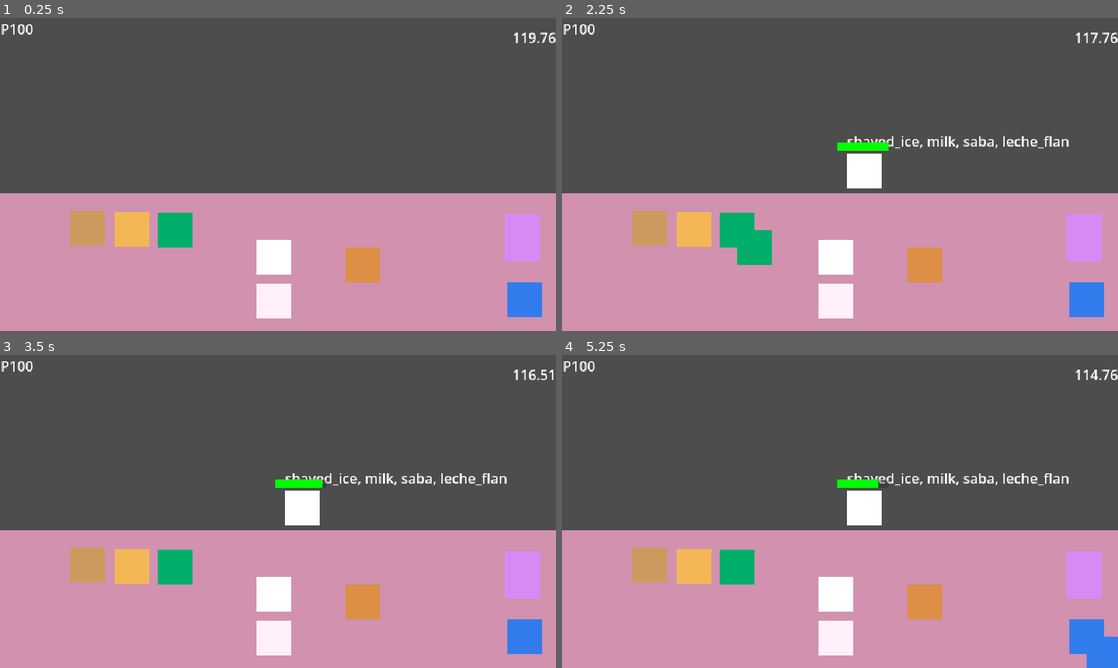
Above: before the commit, frames 1-4 (two rows, left to right).
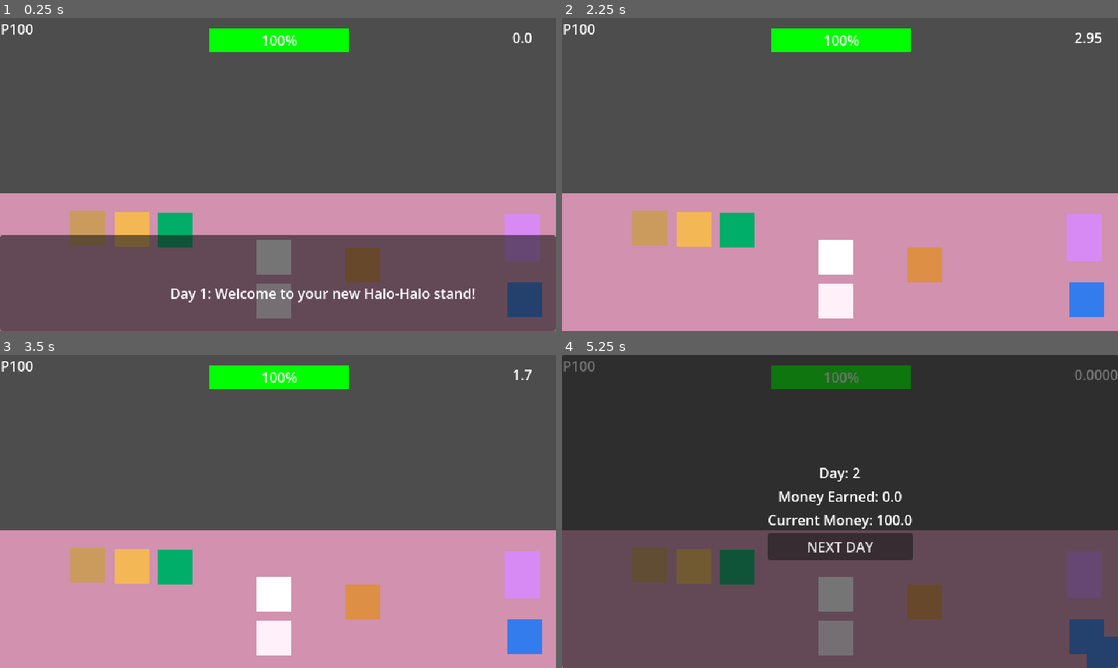
Above: after the commit, the same moments.

Repository: k-hevy/Halo-Halo-Hero
Game: Godot game, scene res://scenes/counter.tscn
The game is run twice, just before and just after one commit, with the same random seed, the same clock (stepped at 60 frames per second) and the same inputs.
Inputs (mouse positions are in pixels of both pictures, inside the frame that each line leads up to):
- Up to frame 1 (0.25 s): no input
- Up to frame 2 (2.25 s): drag from (834, 255) to (1084, 237) at 0.52 s; drag from (1084, 237) to (834, 255) at 1.27 s; tap Enter at 2 s; move the mouse to (739, 230) at 2.02 s; click (739, 230) at 2.17 s
- Up to frame 3 (3.5 s): drag from (133, 567) to (522, 574) at 2.77 s
- Up to frame 4 (5.25 s): drag from (650, 564) to (862, 508) at 3.52 s; drag from (923, 602) to (739, 567) at 4.27 s; move the mouse to (1084, 636) at 5.02 s; click (1084, 636) at 5.17 s

The runs differ from the first frame. In frame 1, 33% of the frame differs, in the area x 0-100%, y 3-100%; in frame 2, 4.0%; in frame 3, 3.4%; in frame 4, 100%, in the area x 0-100%, y 0-100%.

Commit message:
Added more core ganmeplay

Diff:
--- a/autoload/EventBus.gd
+++ b/autoload/EventBus.gd
@@ -6,9 +6,16 @@
 @warning_ignore("unused_signal")
 signal money_changed(total : float) # Chanegs money label
 @warning_ignore("unused_signal")
-signal order_served(order : Order, bowl : Array[Ingredient])
+signal health_changed(current : int, max : int)
 @warning_ignore("unused_signal")
-signal left_unserved(order : Order, bowl : Array[Ingredient])
+signal game_over
+
+
+@warning_ignore("unused_signal")
+signal order_served(customer : Customer) # unused
+@warning_ignore("unused_signal")
+signal left_unserved(customer : Customer)
+@warning_ignore("unused_signal")
 
 
 
--- a/autoload/GameState.gd
+++ b/autoload/GameState.gd
@@ -1,12 +1,16 @@
 extends Node
 
 var currentMoney: float = 100
-var money_at_start_day: float = 0
+var money_at_start_day: float = currentMoney
 var current_day: int = 1
 var unlocked_ingredients: Array[Ingredient] = []
+var is_day_active := true
+var max_health : int = 1
+var health : int = 1
 
-const time_per_Day = [120, 120, 140, 140, 180]
+const time_per_Day = [3, 3, 3, 3, 3]
 const mix_in_per_day = [2, 2, 3, 3, 3]
+const order_damage : int = 10
 const DAY_UNLOCKS := {
 	1: {
 		"new_ingredients": [
@@ -18,7 +22,12 @@
 			preload("res://resources/ingredients/mix-ins/langka.tres"),
 			preload("res://resources/ingredients/toppings/leche_flan.tres"),
 		],
-		"customer_slots": 1,
+		"customer_slots": 3,
+		"intro_dialogue" : [
+			"Day 1: Welcome to your new Halo-Halo stand!",
+			"Layer ice, milk, mix-ins, and toppings to match each order.",
+			"Click to open for business!"
+		]
 	},
 	2: {
 		"new_ingredients": [
@@ -26,12 +35,22 @@
 			preload("res://resources/ingredients/toppings/ube.tres"),
 		],
 		"customer_slots": 1,
+		"intro_dialogue" : [
+			"Apo here is some macapuno and Ube",
+			"Its from our family",
+			"Click to open for business!"
+		]
 	},
 	3: {
 		"new_ingredients": [
 			preload("res://resources/ingredients/mix-ins/nata.tres"),
 		],
 		"customer_slots": 2,
+		"intro_dialogue" : [
+			"Day 3: Welcome to your new Halo-Halo stand!",
+			"Here is some nata",
+			"Click to open for business!"
+		]
 	},
 	4: {
 		"new_ingredients": [
@@ -39,6 +58,11 @@
 			preload("res://resources/ingredients/toppings/cheese.tres"),
 		],
 		"customer_slots": 2,
+		"intro_dialogue" : [
+			"Day 5: Welcome to your new Halo-Halo stand!",
+			"Here is some kaong and cheese",
+			"Click to open for business!"
+		]
 	},
 	5: {
 		"new_ingredients": [
@@ -46,15 +70,22 @@
 			preload("res://resources/ingredients/mix-ins/garbanzos.tres"),
 		],
 		"customer_slots": 3,
+		"intro_dialogue" : [
+			"Day 5: Welcome to your new Halo-Halo stand!",
+			"Its your last day",
+			"Click to open for business!"
+		]
 	},
 }
 
 
 func _ready() -> void:
+	begin_next_Day()
 	EventBus.order_paid.connect(add_money)
 	EventBus.day_ended.connect(end_day)
-	EventBus.day_started.connect(start_day)
-	unlock_for_day(1)
+	EventBus.day_started.connect(begin_next_Day)
+	EventBus.left_unserved.connect(lose_health)
+
 
 
 func add_money(amount: float) -> void:
@@ -62,7 +93,17 @@
 	EventBus.money_changed.emit(currentMoney)
 
 
+func lose_health(_customer : Customer) -> void:
+	health -=  order_damage
+	if health <= 0:
+		EventBus.game_over.emit()
+	EventBus.health_changed.emit(health, max_health)
+	print(health)
+
+
 func end_day() -> void:
+	current_day += 1
+	is_day_active = false
 	get_tree().paused = true
 	print("Day Ended")
 	# 1. Freeze player movement / inputs
@@ -70,9 +111,10 @@
 	# 3. Save game data to disk
 
 
-func start_day() -> void:
+func begin_next_Day() -> void:
 	get_tree().paused = false
-	current_day += 1
+	is_day_active = true
+	unlock_for_day(current_day)
 	money_at_start_day = currentMoney
 	get_tree().reload_current_scene()
 
--- a/scenes/counter.tscn
+++ b/scenes/counter.tscn
@@ -2,6 +2,7 @@
 
 [ext_resource type="PackedScene" uid="uid://cx2fjyvxx8p3b" path="res://scenes/bowl.tscn" id="1_3q41x"]
 [ext_resource type="Script" uid="uid://dowgc21bvseou" path="res://scripts/counter.gd" id="1_me8a0"]
+[ext_resource type="PackedScene" uid="uid://c275y0hqgkqsw" path="res://scenes/customer.tscn" id="2_a0iql"]
 [ext_resource type="PackedScene" uid="uid://kiek8kls28gy" path="res://scenes/ingredient_station.tscn" id="2_me8a0"]
 [ext_resource type="Resource" uid="uid://b04m0tpftjdjv" path="res://resources/ingredients/mix-ins/gulaman.tres" id="3_vv7id"]
 [ext_resource type="PackedScene" uid="uid://duqrh8ffxbri3" path="res://scenes/ingredient_item.tscn" id="4_u6cvs"]
@@ -19,9 +20,12 @@
 [ext_resource type="Resource" uid="uid://j17mxntxju4b" path="res://resources/ingredients/mix-ins/munggo.tres" id="12_o3wcd"]
 [ext_resource type="Resource" uid="uid://bffxf56t305rn" path="res://resources/ingredients/mix-ins/garbanzos.tres" id="13_bhisd"]
 [ext_resource type="Resource" uid="uid://b015xq8ra3itq" path="res://resources/ingredients/toppings/cheese.tres" id="16_k80b3"]
+[ext_resource type="PackedScene" uid="uid://cwci1h4j7aufa" path="res://scenes/dialogueManager.tscn" id="21_m33pl"]
 
-[node name="Counter" type="Node2D" unique_id=1491791934]
+[node name="Counter" type="Node2D" unique_id=1491791934 node_paths=PackedStringArray("customer_spots")]
 script = ExtResource("1_me8a0")
+customer_scene = ExtResource("2_a0iql")
+customer_spots = [NodePath("Slots/CustomerSpot1"), NodePath("Slots/CustomerSpot2"), NodePath("Slots/CustomerSpot3")]
 
 [node name="Menu" parent="." unique_id=1592695131 instance=ExtResource("11_sae31")]
 
@@ -49,8 +53,6 @@
 
 [node name="Blender" parent="." unique_id=1358506422 instance=ExtResource("10_uk4ww")]
 position = Vector2(601, 258)
-
-[node name="Customers" type="Node2D" parent="." unique_id=412644299]
 
 [node name="Stations" type="Node2D" parent="." unique_id=1139729012]
 
@@ -119,8 +121,18 @@
 data = ExtResource("10_sae31")
 item_scene = ExtResource("4_u6cvs")
 
-[node name="CustomerSpot" type="Marker2D" parent="." unique_id=149410791]
+[node name="Customers" type="Node2D" parent="." unique_id=412644299]
+
+[node name="Slots" type="Node2D" parent="." unique_id=1097239516]
 position = Vector2(328, 156)
+
+[node name="CustomerSpot1" type="Marker2D" parent="Slots" unique_id=149410791]
+
+[node name="CustomerSpot2" type="Marker2D" parent="Slots" unique_id=1815772439]
+position = Vector2(-205, 2)
+
+[node name="CustomerSpot3" type="Marker2D" parent="Slots" unique_id=1384450258]
+position = Vector2(214, 1)
 
 [node name="NextCustomerTimer" type="Timer" parent="." unique_id=394552823]
 one_shot = true
@@ -128,3 +140,11 @@
 [node name="DayTimer" type="Timer" parent="." unique_id=262443112]
 wait_time = 5.0
 one_shot = true
+
+[node name="HealthBar" type="ProgressBar" parent="." unique_id=1012994102]
+offset_left = 241.0
+offset_top = 12.0
+offset_right = 402.0
+offset_bottom = 39.0
+
+[node name="DialogueBox" parent="." unique_id=1303544222 instance=ExtResource("21_m33pl")]
--- a/scenes/customer.tscn
+++ b/scenes/customer.tscn
@@ -7,7 +7,7 @@
 
 [node name="Customer" type="Area2D" unique_id=1902535501]
 script = ExtResource("1_ktfjk")
-waitTime = 15
+waitTime = 5
 
 [node name="ColorRect" type="ColorRect" parent="." unique_id=1865181110]
 offset_right = 40.0
@@ -24,7 +24,7 @@
 shape = SubResource("RectangleShape2D_g4v7s")
 
 [node name="WaitTimer" type="Timer" parent="." unique_id=1662809568]
-wait_time = 15.0
+wait_time = 5.0
 one_shot = true
 
 [node name="ProgressBar" type="ProgressBar" parent="." unique_id=1647845474]
--- /dev/null
+++ b/scenes/dialogueManager.tscn
@@ -0,0 +1,36 @@
+[gd_scene format=3 uid="uid://cwci1h4j7aufa"]
+
+[ext_resource type="Script" uid="uid://bqisivl3tbwds" path="res://scenes/dialogue_manager.gd" id="1_wy8f6"]
+
+[node name="DialogueBox" type="CanvasLayer" unique_id=1303544222]
+script = ExtResource("1_wy8f6")
+
+[node name="Panel" type="Panel" parent="." unique_id=62203781]
+anchors_preset = 12
+anchor_top = 1.0
+anchor_right = 1.0
+anchor_bottom = 1.0
+offset_top = -110.0
+grow_horizontal = 2
+grow_vertical = 0
+mouse_filter = 2
+
+[node name="Control" type="Control" parent="Panel" unique_id=290416780]
+layout_mode = 1
+anchors_preset = 8
+anchor_left = 0.5
+anchor_top = 0.5
+anchor_right = 0.5
+anchor_bottom = 0.5
+grow_horizontal = 2
+grow_vertical = 2
+mouse_filter = 2
+
+[node name="RichTextLabel" type="RichTextLabel" parent="Panel/Control" unique_id=993752272]
+layout_mode = 0
+offset_left = -124.0
+offset_right = 257.0
+offset_bottom = 40.0
+mouse_filter = 2
+text = "dd"
+scroll_active = false
--- /dev/null
+++ b/scenes/dialogue_manager.gd
@@ -0,0 +1,52 @@
+class_name DialogueBox
+extends CanvasLayer
+
+signal finished
+
+@onready var label: RichTextLabel = $Panel/Control/RichTextLabel
+
+var lines: Array[String] = []
+var current_index: int = 0
+
+
+func _ready() -> void:
+	hide()
+	set_process_unhandled_input(false)
+
+
+func start(new_lines: Array[String]) -> void:
+	if new_lines.is_empty():
+		finished.emit()
+		return
+
+	lines = new_lines
+	current_index = 0
+	show_line()
+	show()
+	set_process_unhandled_input(true)
+
+
+func show_line() -> void:
+	if current_index < lines.size():
+		label.text = lines[current_index]
+
+
+func _unhandled_input(event: InputEvent) -> void:
+	if not visible:
+		return
+
+	var mb := event as InputEventMouseButton
+	if mb and mb.pressed and mb.button_index == MOUSE_BUTTON_LEFT:
+		get_viewport().set_input_as_handled()
+		advance_dialogue()
+
+
+func advance_dialogue() -> void:
+	current_index += 1
+
+	if current_index < lines.size():
+		show_line()
+	else:
+		hide()
+		set_process_unhandled_input(false)
+		finished.emit()
--- a/scripts/counter.gd
+++ b/scripts/counter.gd
@@ -1,94 +1,143 @@
 class_name Counter
 extends Node2D
 
-var customer_scene := preload("res://scenes/customer.tscn")
-var current_customer : Customer
-var is_day_active := true
+@export var customer_scene : PackedScene
+@export var customer_spots : Array[Marker2D] = []
+var customers : Array[Customer] = []
 
 @onready var next_customer_timer : Timer = $NextCustomerTimer
 @onready var day_timer : Timer = $DayTimer
 @onready var bowl : Bowl = $Bowl
 @onready var blender : Blender = $Blender
+@onready var health_bar : ProgressBar = $HealthBar
+@onready var fill_style := StyleBoxFlat.new()
+@onready var dialogue_box : DialogueBox = $DialogueBox
 
 
 func _ready() -> void:
 
-	on_day_start()
+	customers.resize(3)
+	customer_spots.resize(3)
+
 	next_customer_timer.timeout.connect(spawn_customer)
 	day_timer.timeout.connect(_on_day_end)
 
 	EventBus.money_changed.connect(on_money_changed)
-	EventBus.order_served.connect(on_order_served)
-	EventBus.day_started.connect(on_day_start)
 	EventBus.left_unserved.connect(on_left_un_served)
+	EventBus.health_changed.connect(on_health_changed)
+	EventBus.game_over.connect(on_game_over)
+	dialogue_box.finished.connect(start_timers)
 
 	on_money_changed(GameState.currentMoney)
 	bowl.dropped_on_customer.connect(serve)
+
+	health_bar.max_value = 1.0
+	health_bar.step = 0.01
+	health_bar.add_theme_stylebox_override("fill", fill_style)
+
+	setup_day()
 
 
 func _process(_delta: float) -> void:
 	$TimeLabel.text = str(day_timer.time_left)
 
 
-func spawn_customer() -> void:
-	if not is_day_active:
-		return
-	current_customer = customer_scene.instantiate()
-	current_customer.global_position = $CustomerSpot.global_position
-	current_customer.setup(Order.generate_order(GameState.unlocked_ingredients, 1))
-	$Customers.add_child(current_customer)
+func start_timers() -> void:
+	day_timer.start(GameState.time_per_Day[GameState.current_day -1])
+	next_customer_timer.start(2)
 
 
-func on_left_un_served() -> void:
-	print("UNSERVED")
-	current_customer.remove()
-	next_customer_timer.start(3)
+func _on_day_end() -> void: # End Day
+	EventBus.day_ended.emit()
+	next_customer_timer.stop()
+	for child in customers:
+		free_slot(child)
+
+
+func setup_day() -> void: # Start Day
+	bowl.reset()
+	blender.reset()
+	GameState.health = GameState.max_health
+	on_health_changed(GameState.health, GameState.max_health)
+
+	var intro: Array[String] = []
+	intro.assign(GameState.DAY_UNLOCKS[GameState.current_day].get("intro_dialogue", []))
+	dialogue_box.start(intro)
+
+
+func spawn_customer() -> void:
+
+	if not GameState.is_day_active:
+		return
+
+	var slot : int = find_free_slot()
+	if slot == -1:
+		print("No available spaces")
+		return
+
+	var new_customer : Customer = customer_scene.instantiate()
+	customers[slot] = new_customer
+	new_customer.slot_index = slot
+	new_customer.global_position = customer_spots[slot].global_position
+	new_customer.setup(Order.generate_order(GameState.unlocked_ingredients, GameState.current_day))
+	$Customers.add_child(new_customer)
+	try_start_spawn_timer()
+
+
+func find_free_slot() -> int:
+	var available_slots : int = GameState.DAY_UNLOCKS[GameState.current_day]["customer_slots"]
+	for i in range(0, available_slots):
+		if customers[i] == null:
+			return i
+	return -1
+
+
+func try_start_spawn_timer() -> void:
+	if find_free_slot() != -1 and next_customer_timer.is_stopped():
+		next_customer_timer.start(2)
+
+
+func on_left_un_served(customer : Customer) -> void:
+	free_slot(customer)
 
 
 func serve(customer: Customer) -> void:
-
-	print(customer.order.required)
-	print("LOL")
-	print(bowl.contents)
-
 	if bowl.contents.is_empty() || !bowl.has_base():
 		return
 	if customer.order.matches(bowl.contents):
 		EventBus.order_paid.emit(customer.order.payment)
-	EventBus.order_served.emit(customer.order, bowl.contents)
+	else:
+		EventBus.left_unserved.emit(customer)
+	EventBus.order_served.emit(customer)
 	bowl.reset()
-	customer.queue_free()
-	if customer == current_customer:
-		current_customer.remove()
-		next_customer_timer.start(3)
+	free_slot(customer)
+	try_start_spawn_timer()
+
+
+func free_slot(customer : Customer) -> void:
+	if customer == null:
+		return
+	customers[customer.slot_index] = null
+	customer.remove()
+	try_start_spawn_timer()
 
 
 func on_money_changed(total: float) -> void:
 	$MoneyLabel.text = "P%d" % total
 
 
-func on_order_served(o: Order, b : Array[Ingredient]) -> void:
-	if !o.matches(b):
-		print("Order Wrong")
+func on_health_changed(current_health : int, max_health : int) -> void:
+
+	var ratio : float = float(current_health) / float(max_health)
+	health_bar.value = ratio
+
+	if ratio > 0.5:
+		fill_style.bg_color = Color.GREEN
+	elif ratio > 0.25:
+		fill_style.bg_color = Color.ORANGE
 	else:
-		print("Order Right: " + str(o.payment))
+		fill_style.bg_color = Color.RED
 
 
-func _on_day_end() -> void: # End Day
-	is_day_active = false
-	EventBus.day_ended.emit()
-	next_customer_timer.stop()
-	for child in $Customers.get_children():
-		child.queue_free()
-	EventBus.day_ended.emit()
-
-
-func on_day_start() -> void: # Start Day
-	is_day_active = true
-	GameState.unlock_for_day(GameState.current_day)
-
-	next_customer_timer.start(2)
-	day_timer.start(GameState.time_per_Day[--GameState.current_day])
-
-	bowl.reset()
-	blender.reset()
+func on_game_over() -> void:
+	print("GAME OBER")
--- a/scripts/customer.gd
+++ b/scripts/customer.gd
@@ -3,6 +3,7 @@
 
 
 @onready var order: Order
+@onready var slot_index : int
 @onready var fill_style := StyleBoxFlat.new()
 @onready var waitTimer : Timer = $WaitTimer
 @onready var progressBar : ProgressBar = $ProgressBar
@@ -32,7 +33,7 @@
 
 
 func _on_wait_timer_timeout() -> void:
-	EventBus.left_unserved.emit()
+	EventBus.left_unserved.emit(self)
 
 
 func remove() -> void:
--- a/scripts/order.gd
+++ b/scripts/order.gd
@@ -4,7 +4,7 @@
 @export var required: Array[Ingredient] = []
 @export var payment: float = 20
 
-func matches(bowl: Array[Ingredient] ) -> bool: # Creates an empty list then append all non-base ingredients
+func matches(bowl: Array[Ingredient] ) -> bool:
 	if bowl.size() != required.size():
 		return false
 	var a := required.map(func(i): return i.id)
Not shown, added: scenes/dialogue_manager.gd.uid
Not shown, changed: .gitignore
